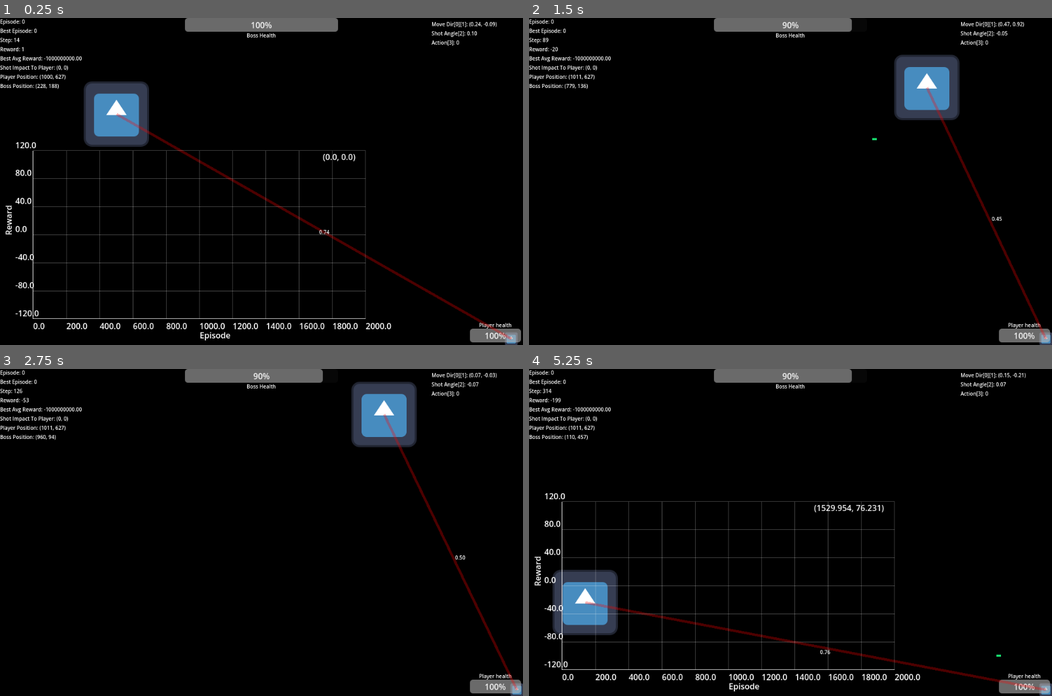
Above: before the commit, frames 1-4 (two rows, left to right).
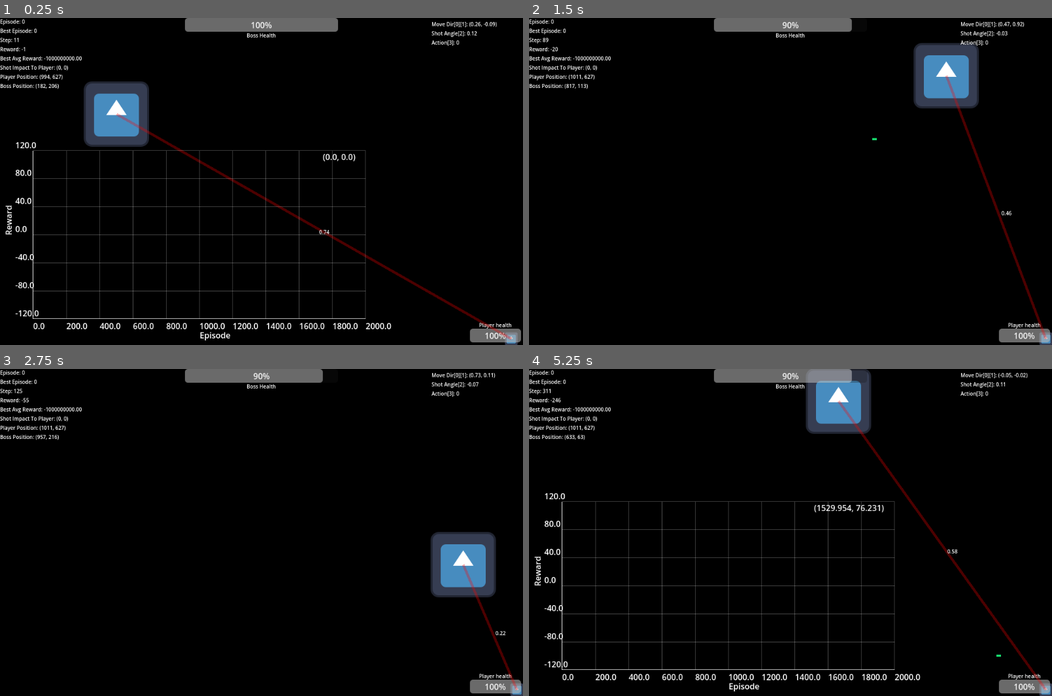
Above: after the commit, the same moments.

Repository: ElTomyDev/jueguito-para-los-pibardos-2
Game: Godot game, scene res://assets/scenes/worlds/level_1.tscn
The game is run twice, just before and just after one commit, with the same random seed, the same clock (stepped at 60 frames per second) and the same inputs. The engine's default icon, where the game draws it, is replaced by a stand-in: a white triangle on a blue panel in a dark square.
Inputs (mouse positions are in pixels of both pictures, inside the frame that each line leads up to):
- Up to frame 1 (0.25 s): no input
- Up to frame 2 (1.5 s): tap Enter at 0.5 s; move the mouse to (905, 165) at 0.52 s; press the mouse at (905, 165) at 0.53 s; hold Right (g_right) 0.53-1.28 s; move the mouse to (685, 197) at 1.27 s; release the mouse at (685, 197) at 1.28 s; hold Down (g_down) from 1.28 s (still down); tap O (toggle_graphs) at 1.35 s
- Up to frame 3 (2.75 s): move the mouse to (313, 460) at 2.02 s; release Down (g_down) at 2.03 s; hold Right (g_right) from 2.03 s (still down); tap I (toggle_train_info) at 2.1 s
- Up to frame 4 (5.25 s): move the mouse to (764, 597) at 2.77 s; release Right (g_right) at 2.78 s; hold Up (g_up) 2.78-3.53 s; click (764, 597) at 2.85 s; move the mouse to (947, 581) at 3.52 s; hold Left (g_left) 3.53-5.03 s; tap O (toggle_graphs) at 3.6 s; move the mouse to (633, 483) at 4.27 s; tap I (toggle_train_info) at 4.35 s; move the mouse to (816, 532) at 5.02 s; press the mouse at (816, 532) at 5.03 s; hold Down (g_down) from 5.03 s (still down)

The runs differ from the first frame. In frame 1, less than 0.1% of the frame differs, in the area x 3-92%, y 1-22%; in frame 2, 3.9%; in frame 3, 5.4%; in frame 4, 6.2%, in the area x 3-99%, y 0-99%.

Commit message:
Optimizacion del rendimiento

Diff:
--- a/assets/scripts/nn/replay_buffer.gd
+++ b/assets/scripts/nn/replay_buffer.gd
@@ -24,14 +24,13 @@
 
 func sample(batch_size: int) -> Array:
 	var n = min(batch_size, buffer.size())
-	var indices = []
-	while indices.size() < n:
+	var seen = {}
+	var batch = []
+	while batch.size() < n:
 		var idx = randi() % buffer.size()
-		if not idx in indices:
-			indices.append(idx)
-	var batch = []
-	for i in indices:
-		batch.append(buffer[i])
+		if not seen.has(idx):
+			seen[idx] = true
+			batch.append(buffer[idx])
 	return batch
 
 func size() -> int:
--- a/assets/scripts/simulation_manager.gd
+++ b/assets/scripts/simulation_manager.gd
@@ -56,6 +56,8 @@
 var last_angle_error: float = 0.0
 var last_dist_to_player: float = 0.0
 var last_dist_to_bullet: float = 0.0
+
+var _train_frame_counter: int = 0
 
 var is_resetting: bool = false
 var _last_phase: int = -1
@@ -105,9 +107,9 @@
 
 	if not last_state_activation.is_empty():
 		replay_buffer.add(last_state_activation, current_activation, reward, false, last_action_taken)
-
-	if replay_buffer.is_ready(64):
-		var batch = replay_buffer.sample(32)
+	_train_frame_counter +=1
+	if _train_frame_counter % 2 == 0 and replay_buffer.is_ready(64):
+		var batch = replay_buffer.sample(16)
 		for transition in batch:
 			trainer.train_step(
 				nn,
--- a/assets/scripts/ui/distance_player_to_boss.gd
+++ b/assets/scripts/ui/distance_player_to_boss.gd
@@ -1,12 +1,14 @@
 extends Control
 
+var _redraw_counter: int = 0
 
 @warning_ignore("unused_parameter")
 func _process(delta: float) -> void:
+	_redraw_counter += 1
 	if is_instance_valid(GlobalVars.boss):
 		_update_distance_label($ToPlayer, GlobalVars.boss.near_player)
-#	_update_distance_label($ToBullet, GlobalVars.boss.near_bullet)
-	queue_redraw()
+	if _redraw_counter % 3 == 0:
+		queue_redraw()
 
 func  _draw() -> void:
 	if is_instance_valid(GlobalVars.boss) and is_instance_valid(GlobalVars.boss.near_player):
--- a/assets/scripts/ui/train_data.gd
+++ b/assets/scripts/ui/train_data.gd
@@ -21,15 +21,22 @@
 var view_graph: bool = true
 var view_train_info: bool = true
 
+var update_rate: int = 10
+
+var _last_plotted_episode: int = -1
+var _ui_frame_counter: int = 0
+
 @warning_ignore("unused_parameter")
 func _process(delta: float) -> void:
 	update_label_view()
+	_ui_frame_counter += 1
 	if view_graph:
 		reward_graph.visible = true
 		update_reward_graph()
 	else:
 		reward_graph.visible = false
-	if view_train_info:
+
+	if view_train_info and _ui_frame_counter % 6 == 0:
 		update_train_labels()
 		update_nn_labels()
 
@@ -68,17 +75,17 @@
 		if Input.is_action_just_pressed("g_down"):
 			reward_graph.y_min += 10
 			reward_graph.y_max -= 10
-	# 1. Initialize the plot the first time the function is called
 	if reward_graph and not reward_plot:
-		# 'add_plot_item' returns a PlotItem object, which we store to reference the plot later
 		reward_plot = reward_graph.add_plot_item("", Color.YELLOW)
+		# Carga inicial de todos los puntos existentes
+		for i in GlobalVars.episode_rewards.size():
+			reward_plot.add_point(Vector2(i, GlobalVars.episode_rewards[i]))
+		_last_plotted_episode = GlobalVars.episode_rewards.size() - 1
+		return
 
-	if not GlobalVars.episode_rewards.is_empty():
-		# 3. Update the graph: clear the old points and add the new series
-		if reward_plot:
-			# Clear all points from the existing plot
-			reward_plot.remove_all()
-
-			# Add all accumulated rewards as points again
-			for i in GlobalVars.episode_rewards.size():
-				reward_plot.add_point(Vector2(i, GlobalVars.episode_rewards[i]))
+	# Solo agrega los puntos nuevos
+	var current_size = GlobalVars.episode_rewards.size()
+	if current_size > 0 and _last_plotted_episode < current_size - 1:
+		for i in range(_last_plotted_episode + 1, current_size):
+			reward_plot.add_point(Vector2(i, GlobalVars.episode_rewards[i]))
+		_last_plotted_episode = current_size - 1
